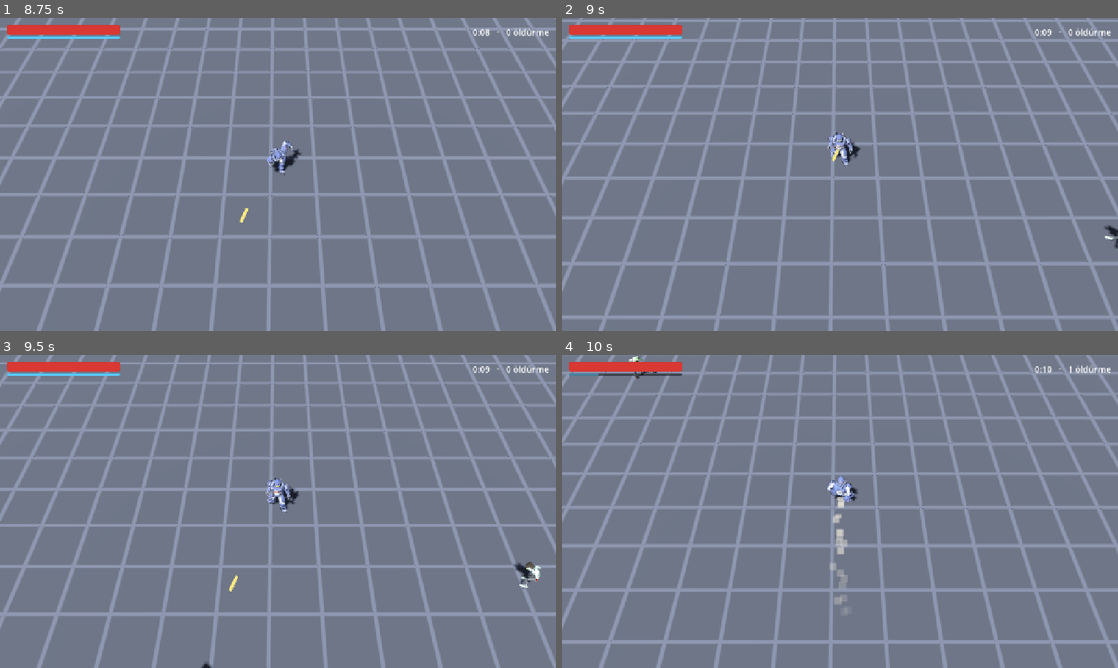
Above: before the commit, frames 1-4 (two rows, left to right).
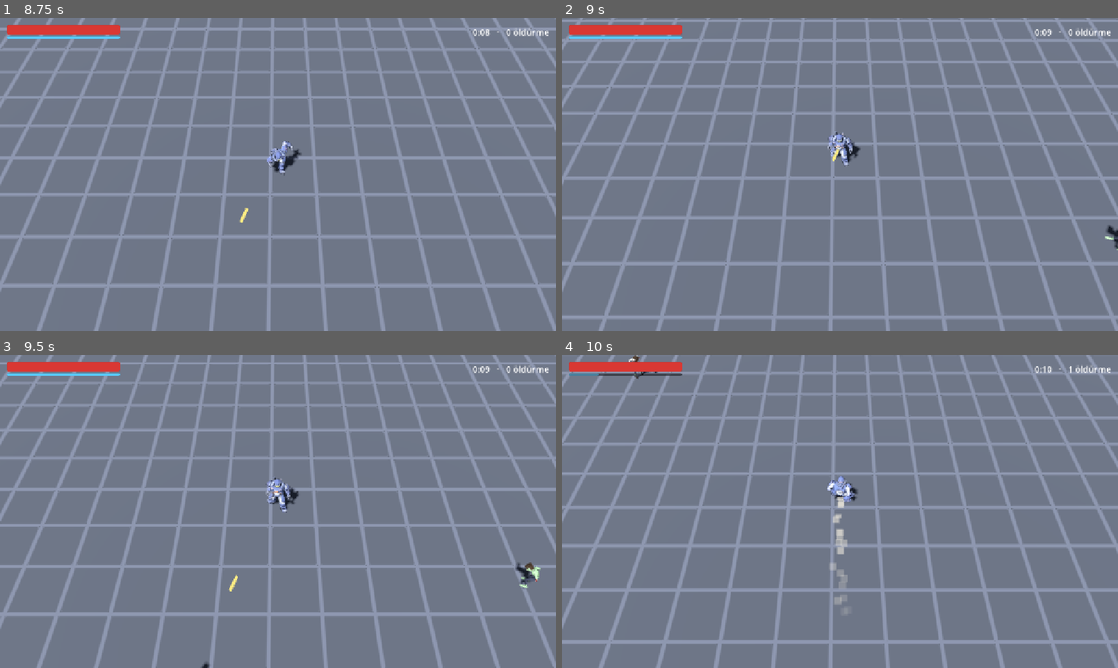
Above: after the commit, the same moments.

Repository: AIVoidLabs/Deadzone-Last-Stand
Game: Godot game, scene res://scenes/main.tscn
Two runs of this game, one before a commit and one after it. Both use one fixed random seed, a clock stepped at 60 frames per second and the inputs below.
Inputs (mouse positions are in pixels of both pictures, inside the frame that each line leads up to):
- Up to frame 1 (8.75 s): tap Enter at 0.5 s; move the mouse to (400, 158) at 0.52 s; hold D (move_right) 0.53-1.25 s; tap Space (dash) at 0.6, 3.6, 6.6 s; click (400, 158) at 0.67 s; drag from (166, 190) to (250, 237) at 1.27 s; move the mouse to (333, 105) at 2.02 s; hold D (move_right) 2.03-2.75 s; tap Alt at 2.1, 5.1, 8.1 s; drag from (250, 237) to (111, 127) at 2.77 s; move the mouse to (444, 221) at 3.52 s; hold A (move_left) 3.53-4.25 s; drag from (111, 127) to (194, 96) at 4.27 s; move the mouse to (305, 174) at 5.02 s; hold S (move_down) 5.03-5.75 s; click (305, 174) at 5.17 s; drag from (194, 96) to (166, 190) at 5.77 s; move the mouse to (400, 158) at 6.52 s; hold W (move_up) 6.53-7.25 s; drag from (166, 190) to (250, 237) at 7.27 s; move the mouse to (333, 105) at 8.02 s; hold S (move_down) from 8.03 s (still down)
- Up to frame 2 (9 s): release S (move_down) at 8.75 s; drag from (812, 237) to (673, 127) at 8.77 s
- Up to frame 3 (9.5 s): no input
- Up to frame 4 (10 s): move the mouse to (1006, 558) at 9.52 s; hold W (move_up) from 9.53 s (still down); tap Space (dash) at 9.6 s; click (1006, 558) at 9.67 s

Frame 1 is identical in both runs. In frame 2, less than 0.1% of the frame differs, in the area x 97-100%, y 66-75%; in frame 3, 0.2%, in the area x 37-98%, y 66-100%; in frame 4, less than 0.1%.

Commit message:
feat: zombi çeşitliliği - 10 gövde x 16 renk şeması, rol tabanlı palet (4.1)
Co-Authored-By: Claude Fable 5.2 <noreply@anthropic.com>

Diff:
--- a/assets/shaders/flash_lit.gdshader
+++ b/assets/shaders/flash_lit.gdshader
@@ -7,9 +7,11 @@
 uniform float roughness : hint_range(0.0, 1.0) = 0.85;
 uniform vec4 flash_color : source_color = vec4(1.0, 1.0, 1.0, 1.0);
 instance uniform float flash = 0.0;
+// Palet dokulu modellerde renk şeması: UV örnek başına dikeyde kaydırılır.
+instance uniform float palette_offset = 0.0;
 
 void fragment() {
-	vec3 base = albedo.rgb * texture(albedo_texture, UV).rgb;
+	vec3 base = albedo.rgb * texture(albedo_texture, UV + vec2(0.0, palette_offset)).rgb;
 	ALBEDO = mix(base, flash_color.rgb, flash);
 	EMISSION = flash_color.rgb * flash * 0.6;
 	ROUGHNESS = roughness;
--- a/scripts/debug/zombie_gallery.gd
+++ b/scripts/debug/zombie_gallery.gd
@@ -1,5 +1,6 @@
 extends Node3D
-## Zombi çeşitleri galerisi: her çeşit önden (bekleme) ve çaprazdan (yürüyüş). Yalnız debug yapıda.
+## Zombi galerisi: önde her gövde çeşidi (bekleme), arkada aynıları başka renk şemasıyla (yürüyüş).
+## Yalnız debug yapıda.
 ## Aç: godot --path . res://scenes/debug/zombie_gallery.tscn [-- --capture=build/shots/zombies.png]
 ## Tuşlar: Esc çıkış.
 
@@ -8,12 +9,13 @@
 const LIBRARY: AnimationLibrary = preload("res://assets/models/anim/ual2.glb")
 const FRONT_CLIP: StringName = &"ual2/Zombie_Idle"
 const BACK_CLIP: StringName = &"ual2/Zombie_Walk_Fwd"
-const SPACING: float = 1.35
+const SPACING: float = 1.3
+const BACK_ROW_Z: float = -3.0
 const BACK_ROW_YAW_DEG: float = 50.0
 const GROUND_COLOR: Color = Color(0.3, 0.32, 0.36)
 const CAMERA_FOV: float = 35.0
-const CAMERA_POSITION: Vector3 = Vector3(0.0, 3.1, 10.5)
-const CAMERA_PITCH_DEG: float = 14.0
+const CAMERA_POSITION: Vector3 = Vector3(0.0, 4.6, 11.5)
+const CAMERA_PITCH_DEG: float = 22.0
 const DEFAULT_CAPTURE_SECONDS: float = 1.0
 
 var _capture_path: String = ""
@@ -31,13 +33,13 @@
 		elif arg.begins_with("--capture-seconds="):
 			_capture_seconds = arg.trim_prefix("--capture-seconds=").to_float()
 	var probe: Node3D = MODEL.instantiate() as Node3D
-	var variants: int = ModelVariants.count(probe)
+	var variants: int = ZombieLook.variant_count(probe)
 	probe.free()
 	for i: int in variants:
-		# Solda önden bekleme, sağda çaprazdan yürüyüş.
-		var x: float = (i + 0.5) * SPACING
-		_add_zombie(i, Vector3(x - variants * SPACING, 0.0, 0.0), 0.0, FRONT_CLIP)
-		_add_zombie(i, Vector3(x, 0.0, 0.0), BACK_ROW_YAW_DEG, BACK_CLIP)
+		var x: float = (i - (variants - 1) * 0.5) * SPACING
+		_add_zombie(i, i, Vector3(x, 0.0, 0.0), 0.0, FRONT_CLIP)
+		# Arka sıra: aynı gövdeler, paletin öbür yarısındaki (koyu) şemalarla.
+		_add_zombie(i, i + 8, Vector3(x, 0.0, BACK_ROW_Z), BACK_ROW_YAW_DEG, BACK_CLIP)
 	_add_environment()
 
 
@@ -59,9 +61,9 @@
 		get_tree().quit()
 
 
-func _add_zombie(variant: int, at: Vector3, yaw_deg: float, clip: StringName) -> void:
+func _add_zombie(variant: int, scheme: int, at: Vector3, yaw_deg: float, clip: StringName) -> void:
 	var model: Node3D = MODEL.instantiate() as Node3D
-	ModelVariants.keep(model, variant)
+	ZombieLook.apply(model, variant, scheme)
 	model.position = at
 	model.rotation_degrees.y = yaw_deg
 	add_child(model)
--- /dev/null
+++ b/scripts/enemies/zombie_look.gd
@@ -0,0 +1,49 @@
+class_name ZombieLook
+extends RefCounted
+## Zombi görünümü = gövde çeşidi (model dosyasındaki ağlardan biri) + renk şeması (palet satırı).
+## Tek malzeme tüm zombilerde paylaşılır; şema ve vuruş parlaması örnek başına ayarlanır.
+
+const FLASH_SHADER: Shader = preload("res://assets/shaders/flash_lit.gdshader")
+## Palet dokusundaki sütun sayısı; tools/blender/build_zombie.py içindeki PALETTE_COLUMNS ile aynı.
+const PALETTE_COLUMNS: int = 16
+
+static var _material: ShaderMaterial
+static var _scheme_count: int = 1
+
+
+static func variant_count(model: Node3D) -> int:
+	return ModelVariants.count(model)
+
+
+## Paletteki renk şeması sayısı (ilk apply çağrısından sonra geçerli).
+static func scheme_count() -> int:
+	return _scheme_count
+
+
+## Modelde tek çeşidi bırakır, ortak malzemeyi ve renk şemasını uygular. Dönüş: kalan ağ.
+static func apply(model: Node3D, variant: int, scheme: int) -> MeshInstance3D:
+	var mesh: MeshInstance3D = ModelVariants.keep(model, variant)
+	mesh.material_override = _shared_material(mesh)
+	# Blender'da ilk şema dokunun altındadır; glTF'te V ters olduğu için üst satırlara eksi yönde gidilir.
+	mesh.set_instance_shader_parameter(&"palette_offset", -float(posmod(scheme, _scheme_count)) / _scheme_count)
+	return mesh
+
+
+static func apply_random(model: Node3D) -> MeshInstance3D:
+	var mesh: MeshInstance3D = apply(model, randi() % variant_count(model), 0)
+	mesh.set_instance_shader_parameter(&"palette_offset", -float(randi() % _scheme_count) / _scheme_count)
+	return mesh
+
+
+static func _shared_material(mesh: MeshInstance3D) -> ShaderMaterial:
+	if _material == null:
+		_material = ShaderMaterial.new()
+		_material.shader = FLASH_SHADER
+		_material.set_shader_parameter(&"albedo", Color.WHITE)
+		var source: BaseMaterial3D = mesh.mesh.surface_get_material(0) as BaseMaterial3D
+		if source != null and source.albedo_texture != null:
+			var palette: Texture2D = source.albedo_texture
+			_material.set_shader_parameter(&"albedo_texture", palette)
+			@warning_ignore("integer_division")
+			_scheme_count = maxi(1, palette.get_height() / (palette.get_width() / PALETTE_COLUMNS))
+	return _material
--- a/scripts/enemies/zombie_visual.gd
+++ b/scripts/enemies/zombie_visual.gd
@@ -1,8 +1,7 @@
 class_name ZombieVisual
 extends Node3D
 ## Zombi görüntüsü: ortak iskeletli model + animasyon (Tuning.FEATURE_ZOMBIE_MODEL kapalıysa kutu).
-## Model dosyasındaki çeşitlerden biri rastgele seçilir; malzeme çeşit başına paylaşılır,
-## vuruş parlaması örnek başına.
+## Görünüm (gövde çeşidi + renk şeması) ZombieLook ile rastgele seçilir; vuruş parlaması örnek başına.
 
 const FLASH_SHADER: Shader = preload("res://assets/shaders/flash_lit.gdshader")
 const MODEL: PackedScene = preload("res://assets/models/characters/zombie_walker.glb")
@@ -12,7 +11,6 @@
 
 static var _box_meshes: Dictionary = {}
 static var _materials: Dictionary = {}
-static var _variant_materials: Dictionary = {}
 
 var _meshes: Array[MeshInstance3D] = []
 var _animation: AnimationPlayer
@@ -72,10 +70,7 @@
 func _build_model() -> void:
 	var model: Node3D = MODEL.instantiate() as Node3D
 	add_child(model)
-	var variant: int = randi() % ModelVariants.count(model)
-	var mesh: MeshInstance3D = ModelVariants.keep(model, variant)
-	mesh.material_override = _variant_material(variant, mesh)
-	_meshes.append(mesh)
+	_meshes.append(ZombieLook.apply_random(model))
 	_animation = AnimationPlayer.new()
 	model.add_child(_animation)
 	_animation.add_animation_library(ANIM_LIBRARY_NAME, ANIM_LIBRARY)
@@ -95,7 +90,8 @@
 		box.material_override = _material_for(row)
 		box.position.y = height * 0.5
 		return
-	scale = Vector3.ONE * (height / Tuning.CHARACTER_MODEL_HEIGHT)
+	var size: float = randf_range(1.0 - Tuning.ZOMBIE_SCALE_VARIANCE, 1.0 + Tuning.ZOMBIE_SCALE_VARIANCE)
+	scale = Vector3.ONE * (size * height / Tuning.CHARACTER_MODEL_HEIGHT)
 	_walk_clip = row["anim_walk"]
 
 
@@ -107,18 +103,6 @@
 	_animation.speed_scale = randf_range(1.0 - variance, 1.0 + variance)
 	_animation.play(_walk_clip)
 	_animation.seek(randf() * _animation.current_animation_length)
-
-
-static func _variant_material(variant: int, mesh: MeshInstance3D) -> ShaderMaterial:
-	if not _variant_materials.has(variant):
-		var material: ShaderMaterial = ShaderMaterial.new()
-		material.shader = FLASH_SHADER
-		material.set_shader_parameter(&"albedo", Color.WHITE)
-		var source: BaseMaterial3D = mesh.mesh.surface_get_material(0) as BaseMaterial3D
-		if source != null:
-			material.set_shader_parameter(&"albedo_texture", source.albedo_texture)
-		_variant_materials[variant] = material
-	return _variant_materials[variant]
 
 
 static func _material_for(row: Dictionary) -> ShaderMaterial:
--- a/scripts/tuning.gd
+++ b/scripts/tuning.gd
@@ -79,6 +79,8 @@
 const CHARACTER_MODEL_HEIGHT: float = 1.83
 ## Zombiler aynı adımda yürümesin diye animasyon hızına eklenen rastgele pay (±).
 const ZOMBIE_ANIM_SPEED_VARIANCE: float = 0.15
+## Zombi boyuna eklenen rastgele pay (±); yalnız görüntü, çarpışma değişmez. 0 = kapalı.
+const ZOMBIE_SCALE_VARIANCE: float = 0.08
 
 # --- Doğma ---
 const SPAWN_INTERVAL_START: float = 1.0
Binary file changed: assets/models/characters/zombie_walker.glb
Binary file changed: assets/models/characters/zombie_walker_zombie_palette.png
Not shown, changed: assets/models/characters/zombie_walker_zombie_palette.png.import
Not shown, added: scripts/enemies/zombie_look.gd.uid
Not shown, changed: docs/DECISIONS.md
Not shown, changed: docs/GAME_DESIGN.md
Not shown, changed: docs/PROGRESS.md
Not shown, changed: docs/ROADMAP.md
Not shown, changed: docs/TECH.md
